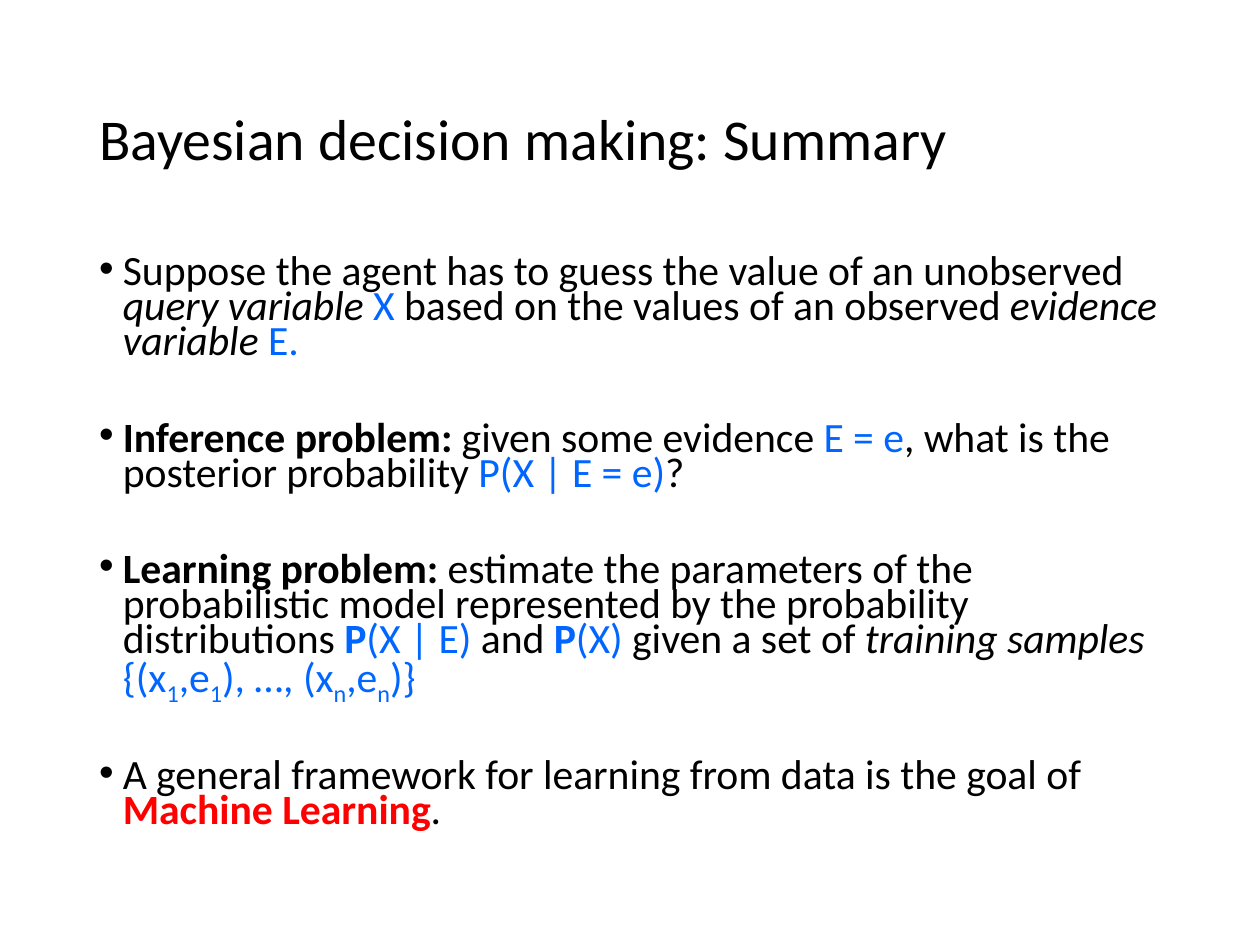
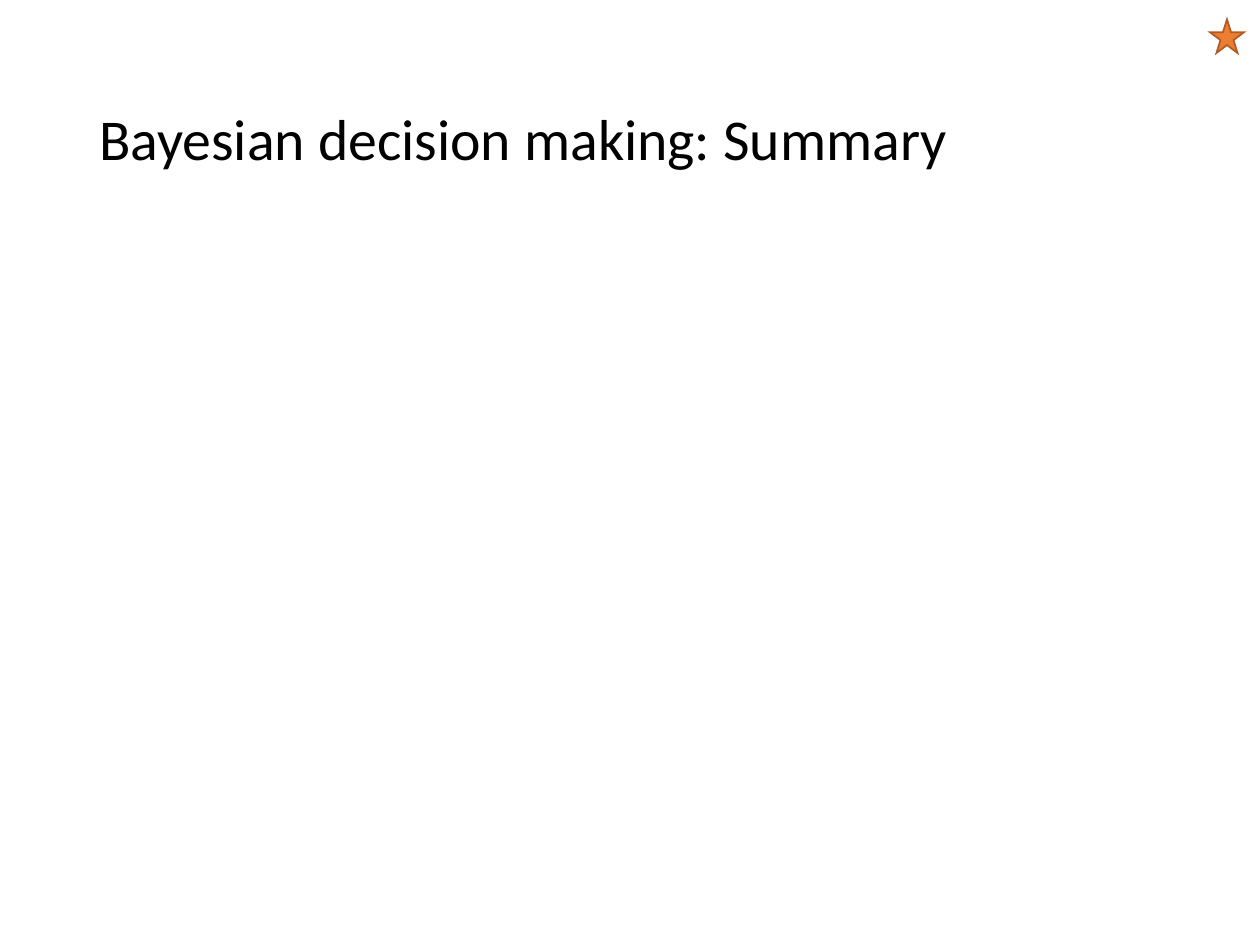
Before and after one commit to mhahsler/CS7320-AI, a slide deck: slide 44 of slides/12_uncertainty.pptx (slide 43 before the commit). Drawn at 1260x945 pixels with LibreOffice and Linux fonts; fonts in the diff are those of the drawing; grey boxes stand for pictures. Boxes give left, top, right and bottom in pixels: in the first picture for what was removed or moved away, otherwise in the second. Text is boxed around its words. In the diff, an @@ line names an element or a change of style, - is before the commit and + after.

```diff
--- a/slides/12_uncertainty.pptx
+++ b/slides/12_uncertainty.pptx
@@ star added at box(1210, 19, 1244, 53), fill #ED7D31, outline #AF5C24 1 pt @@
@@ text removed at box(123, 256, 1157, 831) @@
-• Suppose the agent has to guess the value of an unobserved query variable X based on the values of an observed evidence variable E.
-• Inference problem: given some evidence E = e, what is the posterior probability P(X | E = e)?
-• Learning problem: estimate the parameters of the probabilistic model represented by the probability distributions P(X | E) and P(X) given a set of training samples {(x1,e1), …, (xn,en)}
-• A general framework for learning from data is the goal of Machine Learning.
```
Also in this commit, not shown: 24 other slides changed, 1 slide added, 1 other file.
